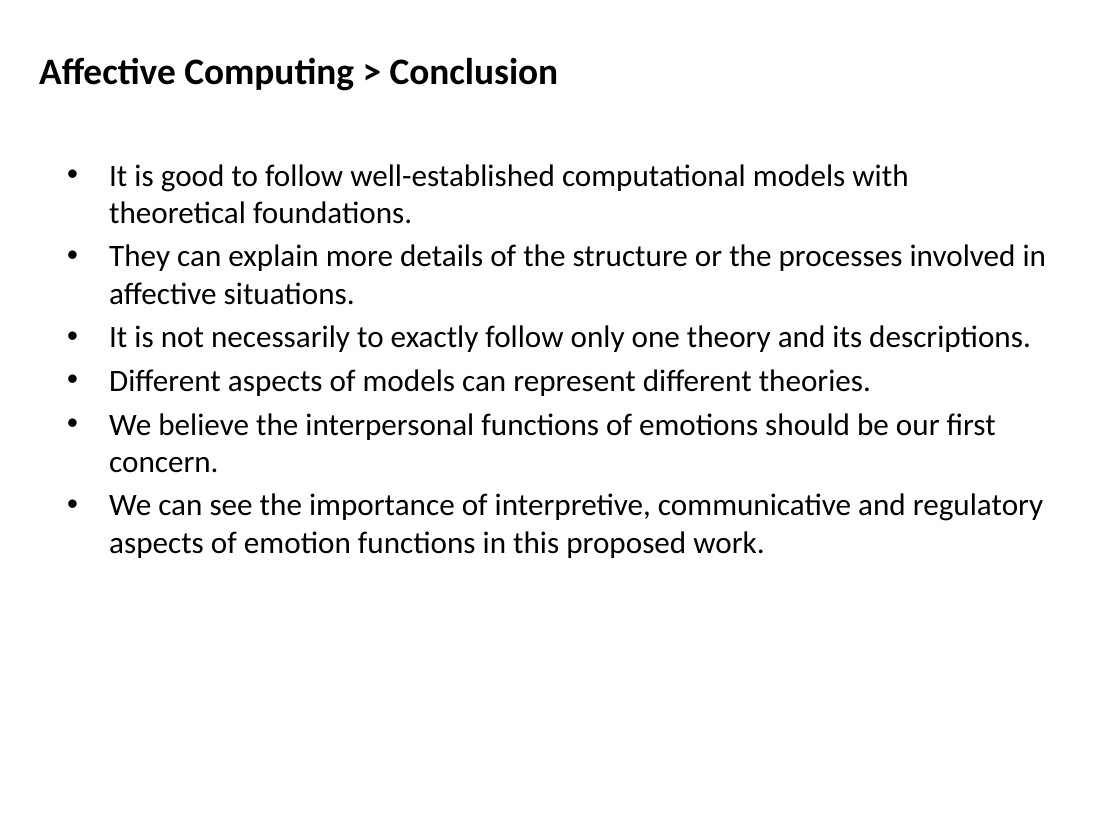
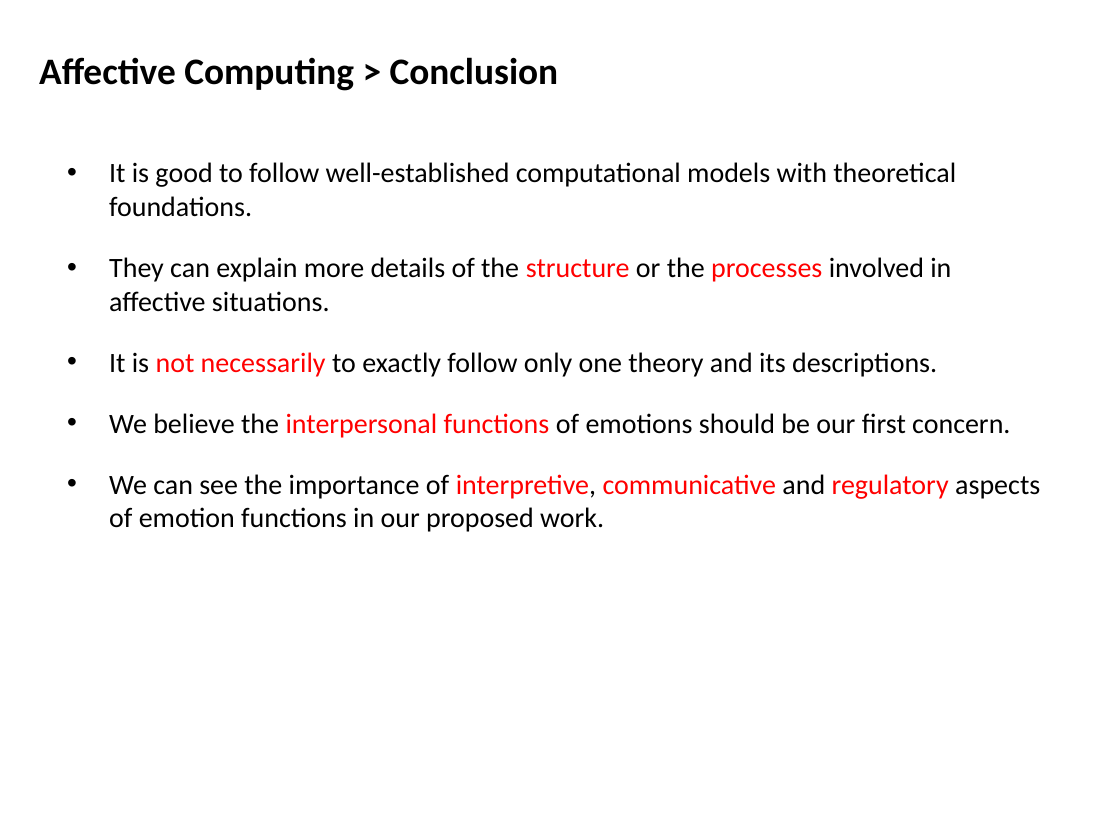
Before and after one commit to mshayganfar/CompExam1, a slide deck: slide 24 of presentation/PhD-comprehensive-exam-2.pptx. Drawn at 1120x840 pixels with LibreOffice and Linux fonts; fonts in the diff are those of the drawing. Boxes give left, top, right and bottom in pixels: in the first picture for what was removed or moved away, otherwise in the second. Text is boxed around its words. In the diff, an @@ line names an element or a change of style, - is before the commit and + after.

```diff
--- a/presentation/PhD-comprehensive-exam-2.pptx
+++ b/presentation/PhD-comprehensive-exam-2.pptx
@@ text at (109,162,1010,438): size 20 to 18 pt in "It is good to follow well-established computational ...", "They can explain more details of the ...", "It is not necessarily to exactly follow ...", "We believe the interpersonal functions of emotions ..."; text colour #000000 to #FF0000 in "structure processes", "not necessarily", "interpersonal functions" @@
@@ text at (109,369,871,396): paragraph removed @@
-• Different aspects of models can represent different theories.
@@ text at (109,474,1040,532): text changed; size 20 to 18 pt @@
-• We can see the importance of interpretive, communicative and regulatory aspects of emotion functions in this proposed work.
+• We can see the importance of interpretive, communicative and regulatory aspects of emotion functions in our proposed work.
```
Also in this commit, not shown: 9 other slides changed.
